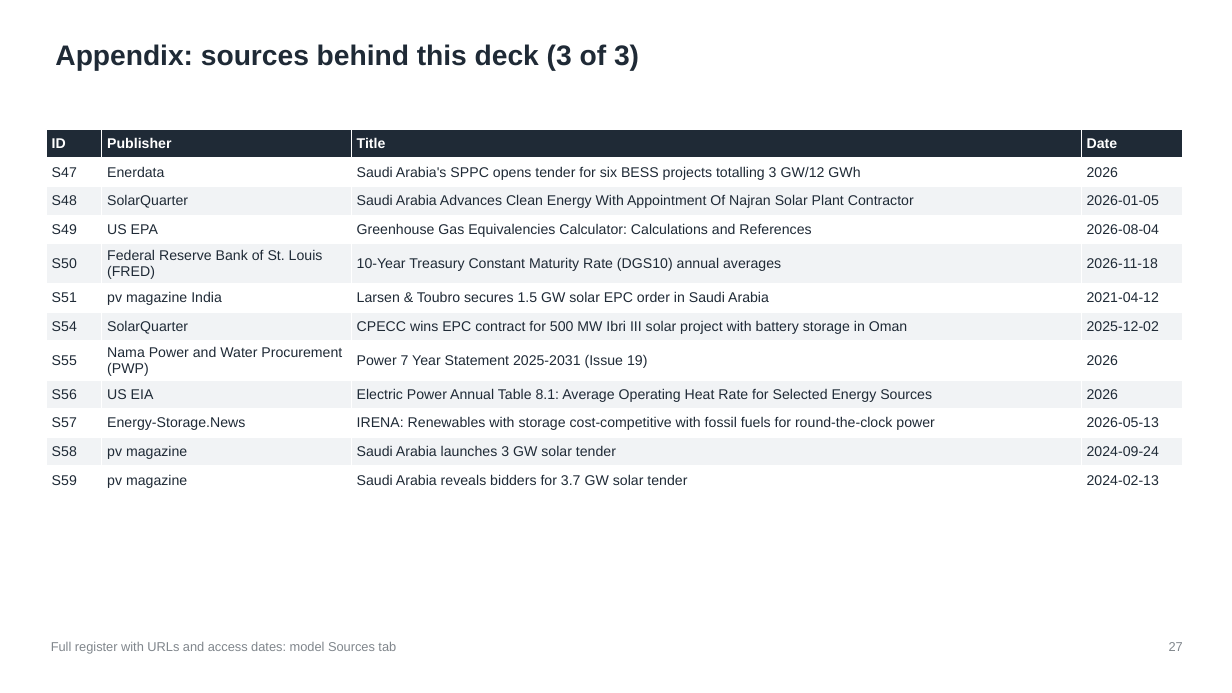
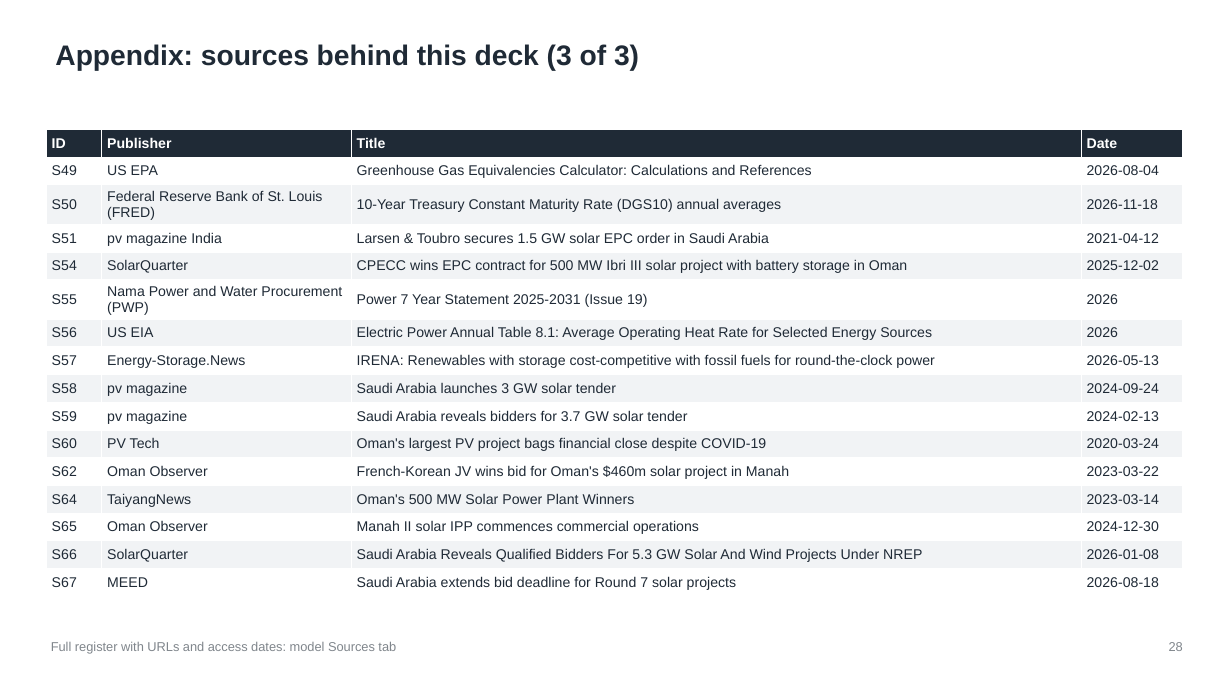
Before and after one commit to nightraven4545/Gulf-Solar, a slide deck: slide 28 of deck/NREP_Tariff_Replicability.pptx (slide 27 before the commit). Drawn at 1232x693 pixels with LibreOffice and Linux fonts; fonts in the diff are those of the drawing. Boxes give left, top, right and bottom in pixels: in the first picture for what was removed or moved away, otherwise in the second. Text is boxed around its words. In the diff, an @@ line names an element or a change of style, - is before the commit and + after.

Commit message:
Add the Round 7 forecast slide and Oman's track record to the deck and docs

```diff
--- a/deck/NREP_Tariff_Replicability.pptx
+++ b/deck/NREP_Tariff_Replicability.pptx
@@ table at [46, 129, 1183, 594] @@
-row 2: S47 | Enerdata | Saudi Arabia's SPPC opens tender for six BESS projects totalling 3 GW/12 GWh | 2026
-row 3: S48 | SolarQuarter | Saudi Arabia Advances Clean Energy With Appointment Of Najran Solar Plant Contractor | 2026-01-05
+row 11: S60 | PV Tech | Oman's largest PV project bags financial close despite COVID-19 | 2020-03-24
+row 12: S62 | Oman Observer | French-Korean JV wins bid for Oman's $460m solar project in Manah | 2023-03-22
+row 13: S64 | TaiyangNews | Oman's 500 MW Solar Power Plant Winners | 2023-03-14
+row 14: S65 | Oman Observer | Manah II solar IPP commences commercial operations | 2024-12-30
+row 15: S66 | SolarQuarter | Saudi Arabia Reveals Qualified Bidders For 5.3 GW Solar And Wind Projects Under NREP | 2026-01-08
+row 16: S67 | MEED | Saudi Arabia extends bid deadline for Round 7 solar projects | 2026-08-18
@@ text at [1169, 642, 1183, 651]: text changed @@
-27
+28
```
Also in this commit, not shown: 12 other slides changed, 1 slide added, 7 other files.
